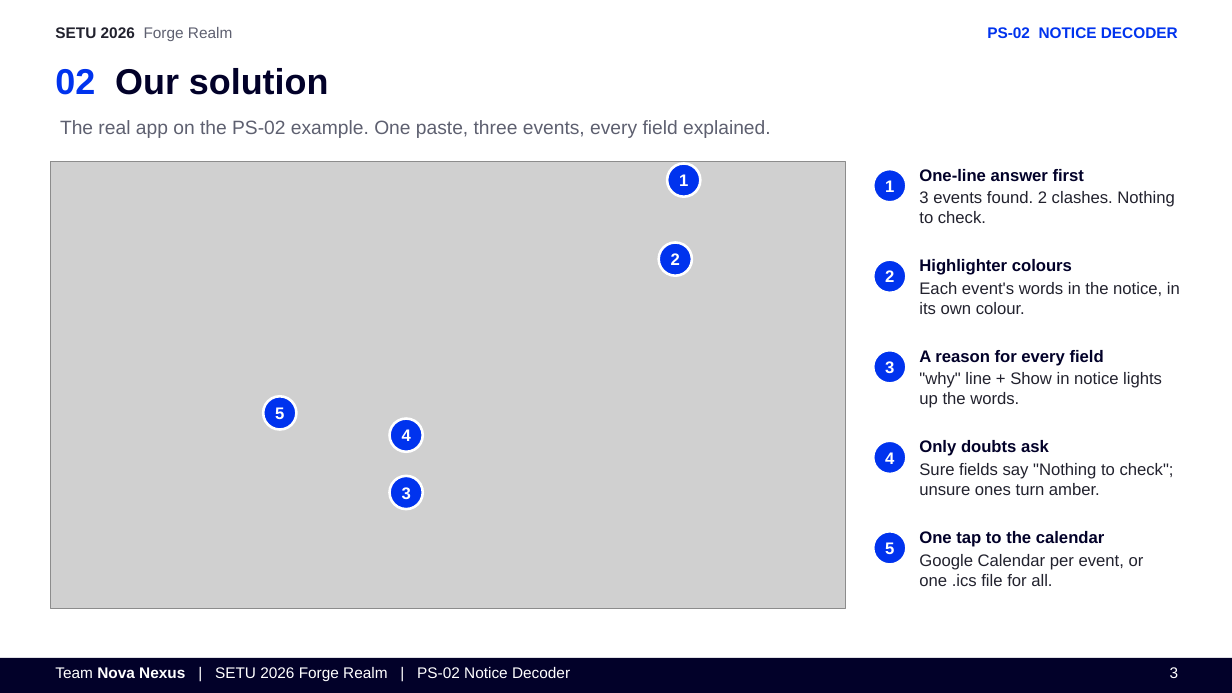
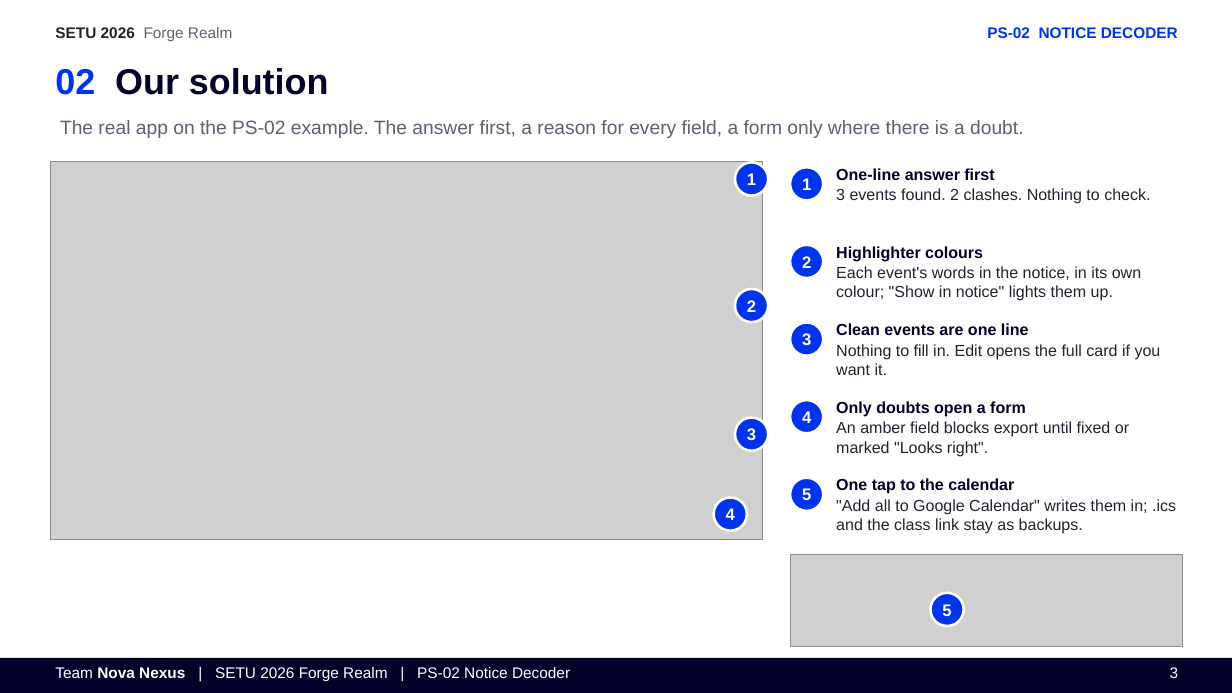
Before and after one commit to anki1kr/NoticeDecoder, a slide deck: slide 3 of deck/NoticeDecoder_NovaNexus_PS02.pptx. Drawn at 1232x693 pixels with LibreOffice and Linux fonts; fonts in the diff are those of the drawing; grey boxes stand for pictures. Boxes give left, top, right and bottom in pixels: in the first picture for what was removed or moved away, otherwise in the second. Text is boxed around its words. In the diff, an @@ line names an element or a change of style, - is before the commit and + after.

Commit message:
Deck: rebuild in the SETU PS-02 format as six slides (zero-touch, real-notice rules, class plan); numbers from the test runs, screenshots via tools/deck-shots.mjs

```diff
--- a/deck/NoticeDecoder_NovaNexus_PS02.pptx
+++ b/deck/NoticeDecoder_NovaNexus_PS02.pptx
@@ text at (x1=60, y1=120, x2=1023, y2=138): text changed @@
-The real app on the PS-02 example. One paste, three events, every field explained.
+The real app on the PS-02 example. The answer first, a reason for every field, a form only where there is a doubt.
@@ picture resized from (x1=51, y1=162, x2=846, y2=609) to (x1=51, y1=162, x2=762, y2=540) @@
@@ ellipse "1" moved from (x1=667, y1=164, x2=701, y2=197) to (x1=735, y1=163, x2=768, y2=196) @@
@@ ellipse "1" moved from (x1=873, y1=169, x2=907, y2=202) to (x1=790, y1=167, x2=823, y2=201) @@
@@ text "One-line answer first" moved from (x1=919, y1=169, x2=1174, y2=223) to (x1=836, y1=168, x2=1150, y2=204) @@
@@ text "One-line answer first" at (x1=836, y1=168, x2=1150, y2=204): size 13 to 12.5 pt; less space between paragraphs @@
@@ text "Highlighter colours" moved from (x1=919, y1=259, x2=1180, y2=314) to (x1=836, y1=246, x2=1141, y2=301) @@
@@ ellipse "2" moved from (x1=873, y1=260, x2=907, y2=293) to (x1=790, y1=245, x2=823, y2=278) @@
@@ text at (x1=836, y1=266, x2=1141, y2=301): text changed; size 13 to 12.5 pt @@
-Each event's words in the notice, in its own colour.
+Each event's words in the notice, in its own colour; "Show in notice" lights them up.
@@ text at (x1=836, y1=246, x2=983, y2=262): size 13 to 12.5 pt in "Highlighter colours"; less space between paragraphs @@
@@ ellipse "2" moved from (x1=659, y1=242, x2=692, y2=275) to (x1=735, y1=289, x2=768, y2=323) @@
@@ ellipse "3" moved from (x1=873, y1=350, x2=907, y2=384) to (x1=790, y1=323, x2=823, y2=356) @@
@@ text added at (x1=836, y1=323, x2=1161, y2=375), 12.5 pt, text #22222E @@
+Clean events are one line
+Nothing to fill in. Edit opens the full card if you want it.
@@ text removed at (x1=919, y1=350, x2=1162, y2=408) @@
-A reason for every field
-"why" line + Show in notice lights up the words.
@@ ellipse "3" moved from (x1=390, y1=476, x2=423, y2=509) to (x1=735, y1=418, x2=768, y2=451) @@
@@ ellipse "4" moved from (x1=873, y1=441, x2=907, y2=474) to (x1=790, y1=400, x2=823, y2=433) @@
@@ text added at (x1=836, y1=401, x2=1129, y2=457), 12.5 pt, text #22222E @@
+Only doubts open a form
+An amber field blocks export until fixed or marked "Looks right".
@@ text removed at (x1=919, y1=440, x2=1174, y2=495) @@
-Only doubts ask
-Sure fields say "Nothing to check"; unsure ones turn amber.
@@ ellipse "5" moved from (x1=263, y1=396, x2=297, y2=430) to (x1=790, y1=478, x2=823, y2=511) @@
@@ text "One tap to the calendar" moved from (x1=919, y1=531, x2=1144, y2=586) to (x1=836, y1=478, x2=1176, y2=534) @@
@@ text at (x1=836, y1=478, x2=1014, y2=494): size 13 to 12.5 pt in "One tap to the calendar"; less space between paragraphs @@
@@ ellipse "4" moved from (x1=390, y1=419, x2=423, y2=452) to (x1=714, y1=497, x2=747, y2=531) @@
@@ text at (x1=836, y1=499, x2=1176, y2=534): text changed; size 13 to 12.5 pt @@
-Google Calendar per event, or one .ics file for all.
+"Add all to Google Calendar" writes them in; .ics and the class link stay as backups.
@@ picture added at (x1=790, y1=555, x2=1183, y2=646) @@
@@ ellipse "5" moved from (x1=873, y1=531, x2=907, y2=565) to (x1=931, y1=593, x2=964, y2=627) @@
```
Also in this commit, not shown: 4 other slides changed, 1 slide added, 5 slides removed, 4 other files.
